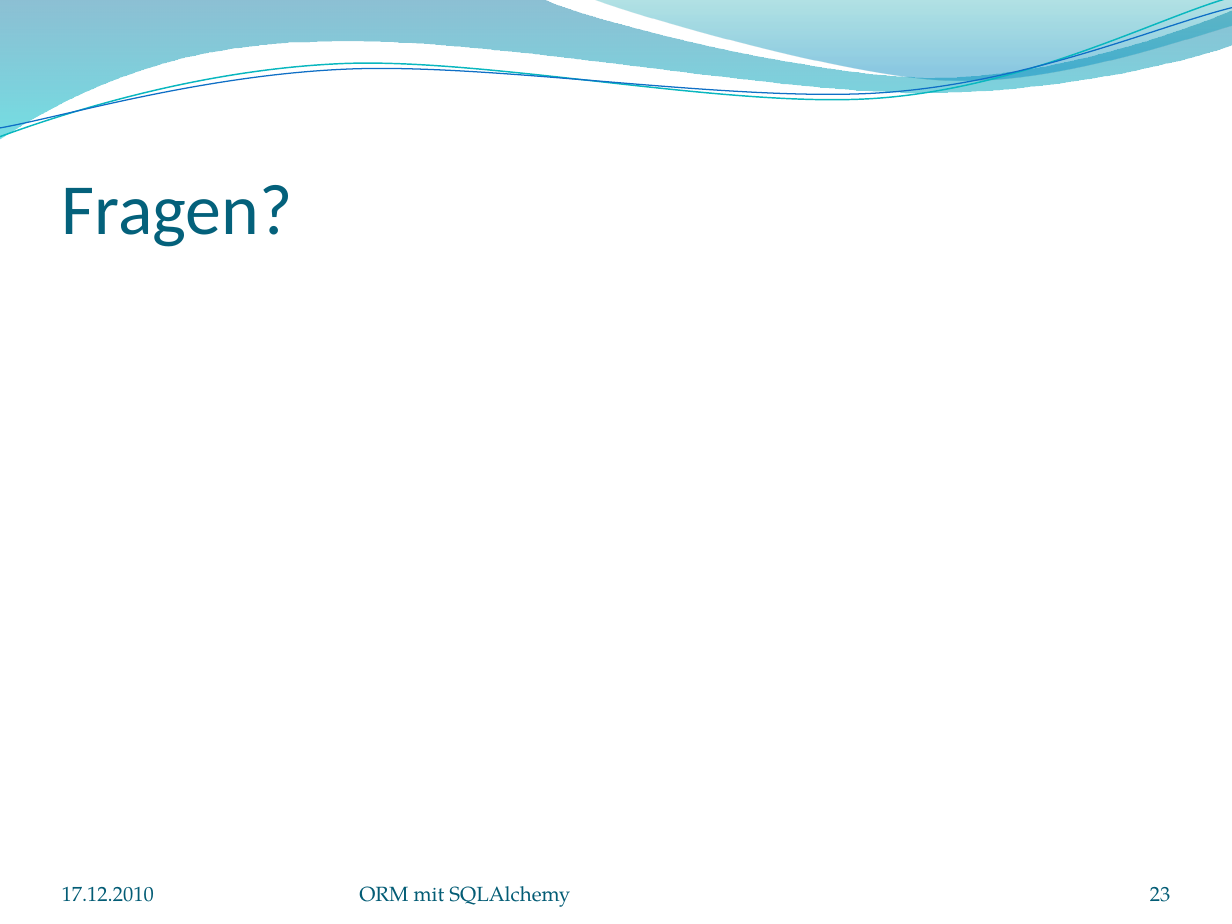
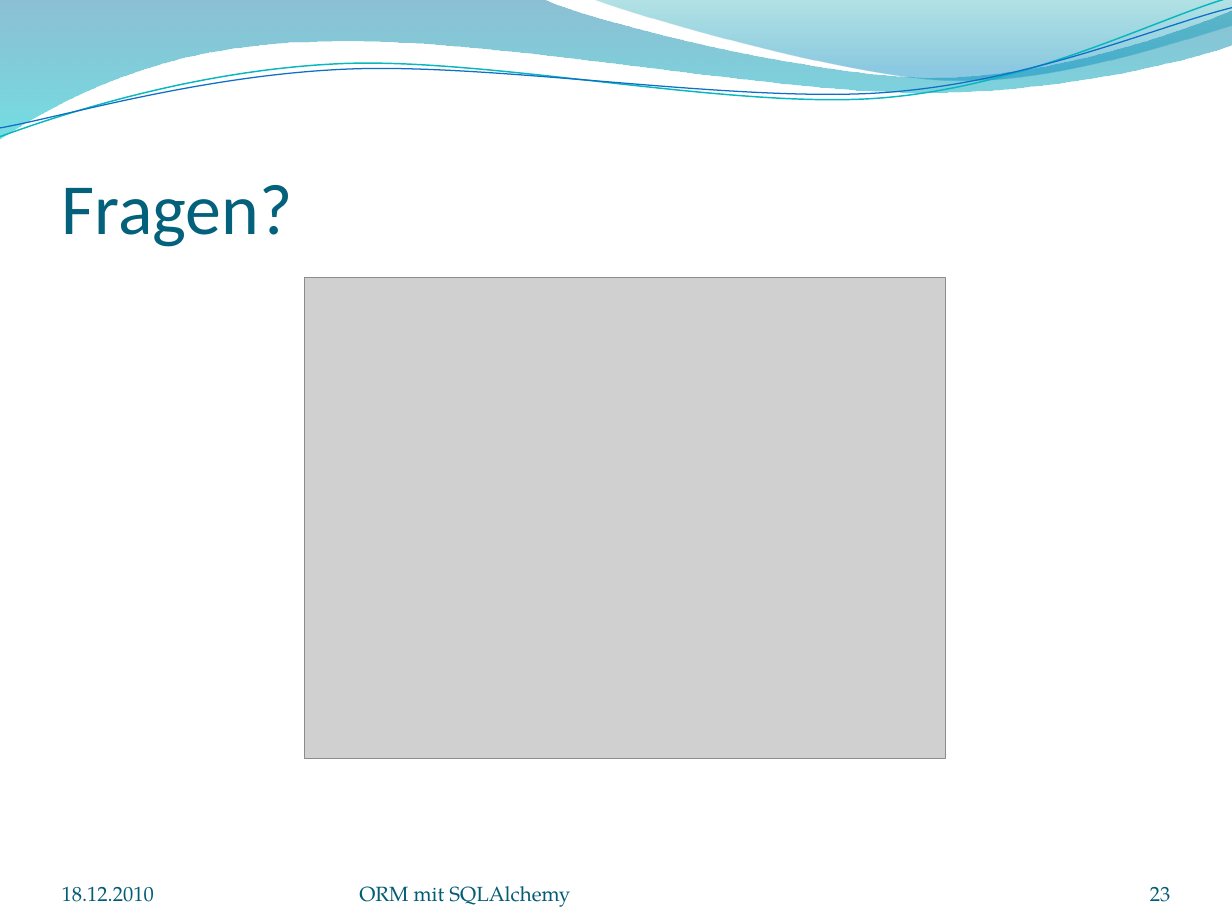
Before and after one commit to ThiefMaster/seminararbeit-bachelor, a slide deck: slide 23 of ORM_mit_SQLAlchemy.pptx. Drawn at 1232x924 pixels with LibreOffice and Linux fonts; fonts in the diff are those of the drawing; grey boxes stand for pictures; background and template pictures are left out. Boxes give left, top, right and bottom in pixels: in the first picture for what was removed or moved away, otherwise in the second. Text is boxed around its words. In the diff, an @@ line names an element or a change of style, - is before the commit and + after.

```diff
--- a/ORM_mit_SQLAlchemy.pptx
+++ b/ORM_mit_SQLAlchemy.pptx
@@ picture added at bbox=[304, 277, 946, 759] @@
@@ text at bbox=[62, 887, 154, 902]: text changed @@
-17.12.2010
+18.12.2010
```
Also in this commit, not shown: 21 other slides changed.
